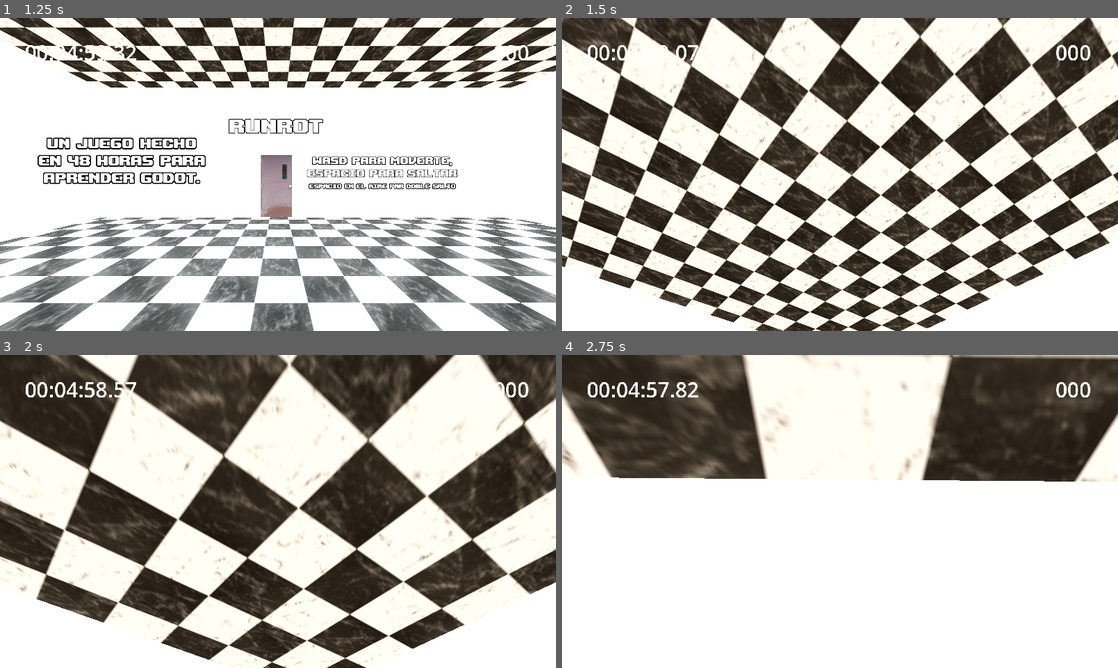
Above: before the commit, frames 1-4 (two rows, left to right).
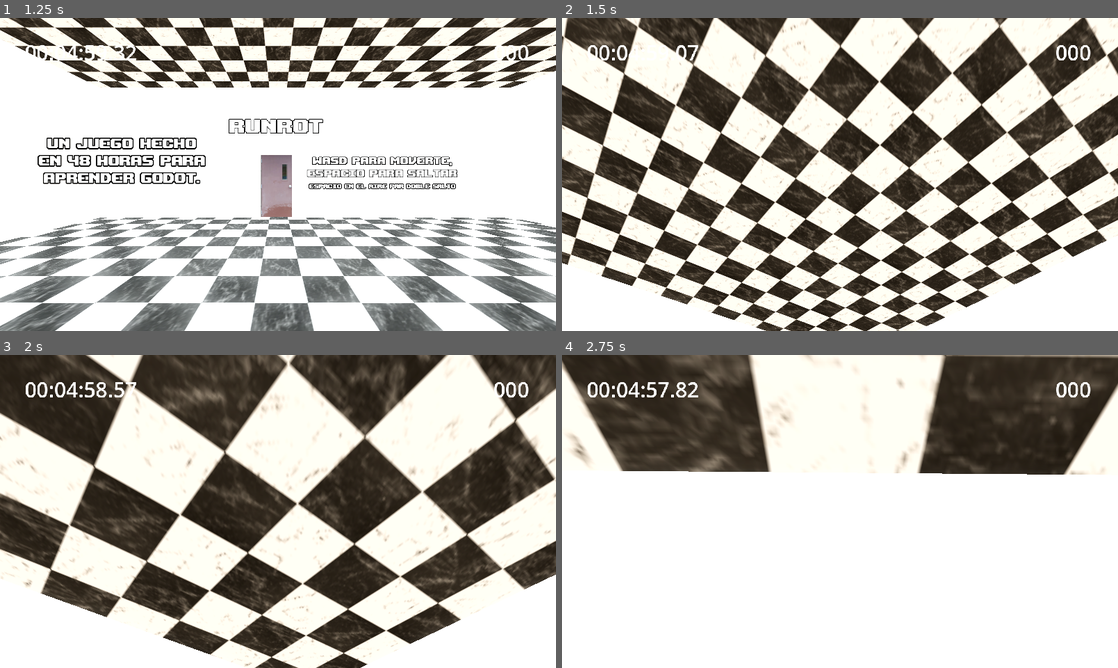
Above: after the commit, the same moments.

Repository: Bri0n/runrotgame
Game: Godot game, scene res://scenes/main_menu.tscn
The game is run twice, just before and just after one commit, with the same random seed, the same clock (stepped at 60 frames per second) and the same inputs.
Inputs (mouse positions are in pixels of both pictures, inside the frame that each line leads up to):
- Up to frame 1 (1.25 s): click "Start" at 0.5 s
- Up to frame 2 (1.5 s): move the mouse to (867, 174) at 1.27 s; hold W (move_forward) from 1.28 s (still down); hold Shift (sprint) from 1.28 s (still down); click (867, 174) at 1.42 s
- Up to frame 3 (2 s): keep holding W (move_forward); keep holding Shift (sprint); tap Space (jump) at 1.52 s
- Up to frame 4 (2.75 s): keep holding W (move_forward); move the mouse to (812, 511) at 2.02 s; release Shift (sprint) at 2.03 s; tap E (interact) at 2.1 s; tap Space (jump) at 2.27 s; tap Shift (sprint) at 2.3 s

Frame 1 is identical in both runs. In frame 2, 21% of the frame differs, in the area x 0-100%, y 0-100%; in frame 3, 20%; in frame 4, 7.2%.

Commit message:
Implementación de headbobbing al sprintear

Diff:
--- a/scenes/levels/level_04.tscn
+++ b/scenes/levels/level_04.tscn
@@ -143,6 +143,7 @@
 background_mode = 2
 sky = SubResource("Sky_nk3qu")
 sky_rotation = Vector3(0, -3.56396, 0)
+ssao_enabled = true
 
 [sub_resource type="Animation" id="Animation_22m3q"]
 length = 2.0
--- a/scripts/player/PlayerStatusGrounded.gd
+++ b/scripts/player/PlayerStatusGrounded.gd
@@ -27,6 +27,11 @@
 var sprint_fov: float = 60.0
 var fov_lerp_speed: float = 5.0  # Velocidad de interpolación del FOV
 var is_moving: bool = false
+
+# Headbob
+var head_bob_intensity = 0.05
+var head_bob_speed = 22.0
+var head_bob_timer = 0.0
 
 func _init(player : PlayerMovement, parameters : PlayerMovementParameters):
 	_camera = parameters.camera
@@ -89,11 +94,12 @@
 		if Input.is_action_pressed("sprint"):
 			current_movement_speed = _sprint_speed
 			current_maximum_speed = _max_sprint_speed
-			#_camera.fov = lerp(_camera.fov, sprint_fov, fov_lerp_speed * delta)
+			head_bob_timer += delta * head_bob_speed
+			_camera.transform.origin.y = sin(head_bob_timer) * head_bob_intensity
 		else:
 			current_movement_speed = _movement_speed
 			current_maximum_speed = _max_grounded_speed
-			#_camera.fov = lerp(_camera.fov, normal_fov, fov_lerp_speed * delta)
+			_camera.transform.origin.y = 0
 		var velocity_change_x = _movement_direction.x * _movement_speed * delta
 		var velocity_change_z = _movement_direction.z * _movement_speed * delta
 		var max_velocity = _movement_direction * current_maximum_speed
